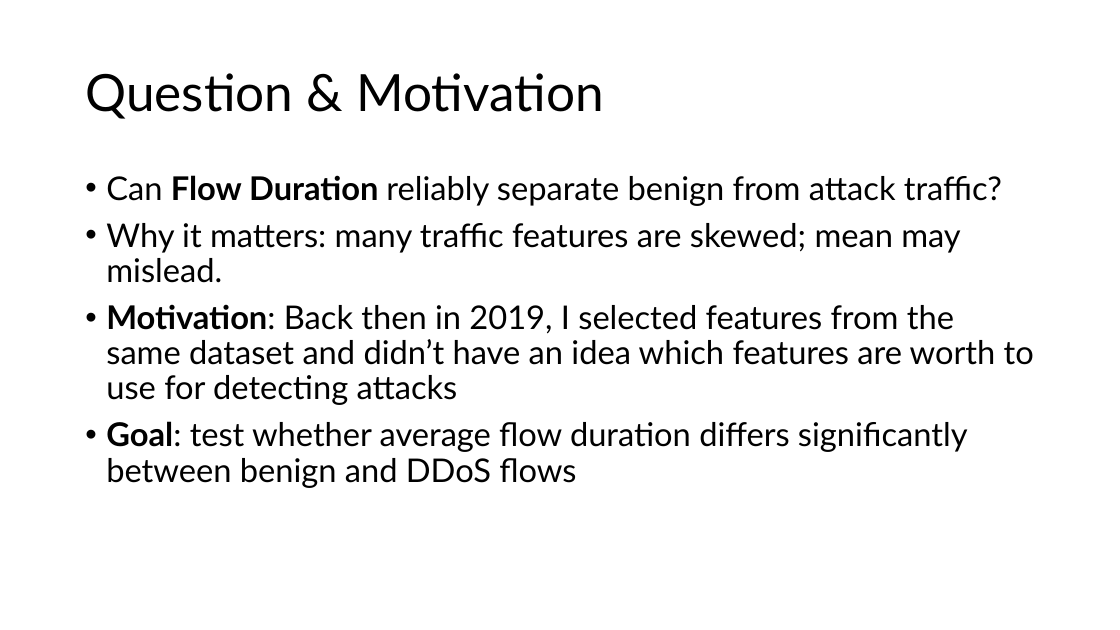
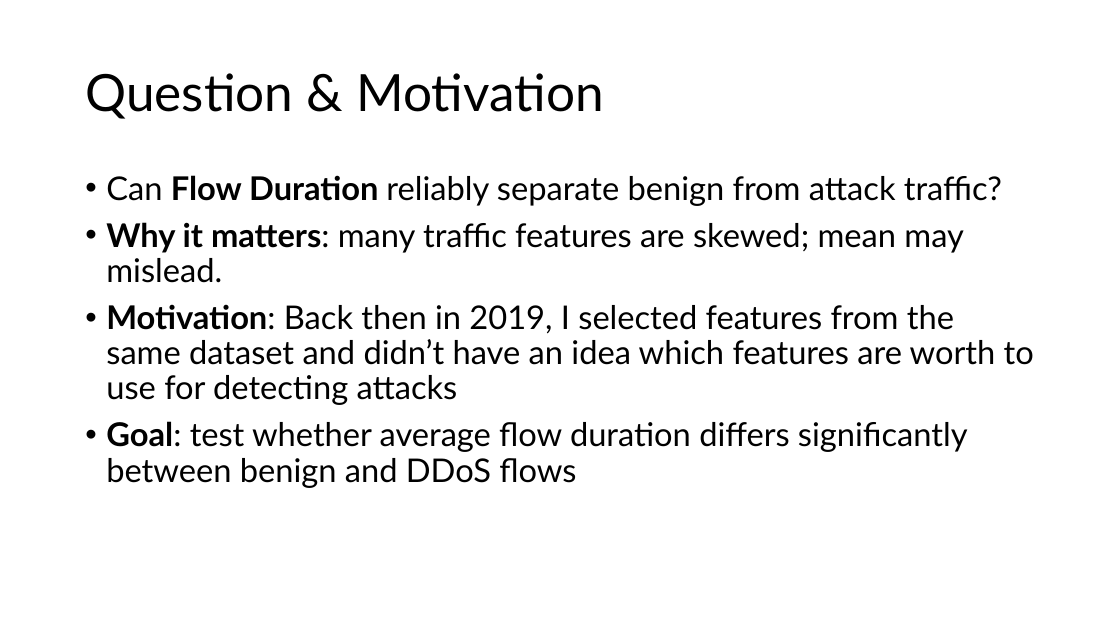
Before and after one commit to alpha-08/flow-duration-feat-analysis-CICIDS2019, a slide deck: slide 3 of slides/Flow Duration Analysis - Distinguish Benign vs DDoS.pptx (slide 2 before the commit). Drawn at 1120x630 pixels with LibreOffice and Linux fonts; fonts in the diff are those of the drawing. Boxes give left, top, right and bottom in pixels: in the first picture for what was removed or moved away, otherwise in the second. Text is boxed around its words. In the diff, an @@ line names an element or a change of style, - is before the commit and + after.

```diff
--- a/slides/Flow Duration Analysis - Distinguish Benign vs DDoS.pptx
+++ b/slides/Flow Duration Analysis - Distinguish Benign vs DDoS.pptx
@@ text at [106,222,963,283]: bold on in "Why it matters:" @@
```
Also in this commit, not shown: 5 other slides changed, 1 slide added.
